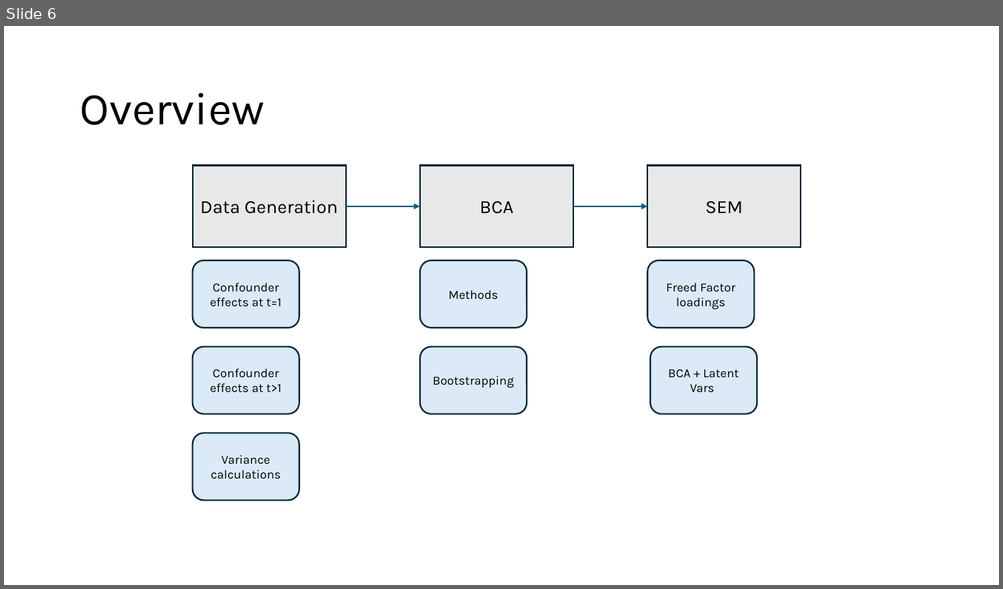
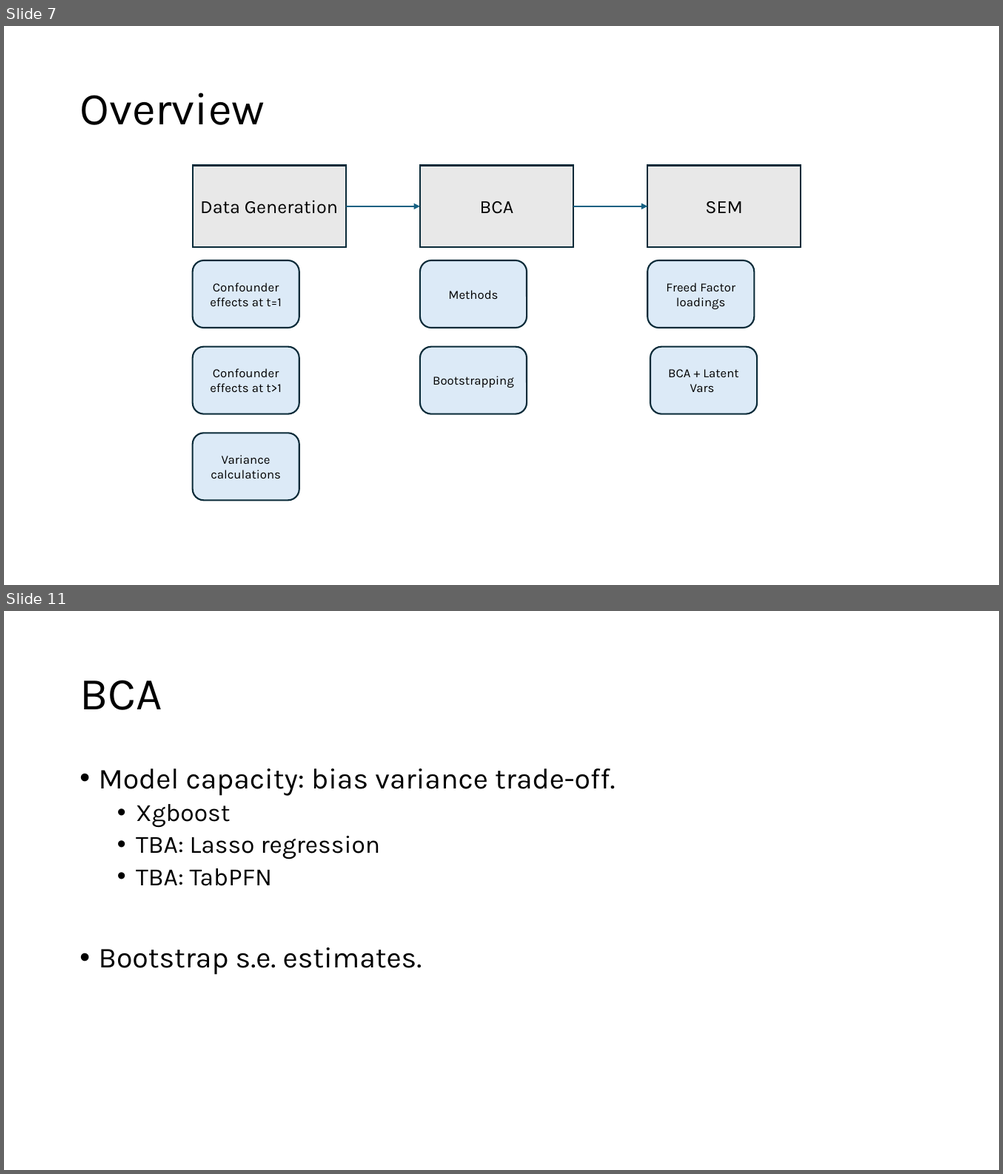
Before and after one commit to EmmaDirk/MachineLearning-BCA, a slide deck: 04_presentations/01_powerpoint/04_Jeroen_Ellen_Axel_17-03-25.pptx. Shown one above the other, each under a label of ours: slide 6 before the commit, slides 7 and 11 after it; the slides between them are not shown. The pictures are 1003x589 and 1003x1174 pixels, drawn with LibreOffice and Linux fonts; fonts in the diff are those of the drawing. Boxes give left, top, right and bottom in pixels: in the first picture for what was removed or moved away, otherwise in the second. Text is boxed around its words. In the diff, an @@ line names an element or a change of style, - is before the commit and + after.

```diff
--- a/04_presentations/01_powerpoint/04_Jeroen_Ellen_Axel_17-03-25.pptx
+++ b/04_presentations/01_powerpoint/04_Jeroen_Ellen_Axel_17-03-25.pptx
@@ slide 11 added at bbox=[4, 611, 999, 1170], background #FFFFFF @@
@@ title added at bbox=[79, 680, 162, 710], 44 pt, text #000000 @@
+BCA
@@ text added at bbox=[99, 769, 615, 975], 28 pt, text #000000 @@
+• Model capacity: bias variance trade-off.
+  • Xgboost
+  • TBA: Lasso regression
+  • TBA: TabPFN
+• Bootstrap s.e. estimates.
@@ what was slide 6 is now slide 7 @@
```
Also in this commit, not shown: 1 slide changed, 9 other slides added, 22 other files.
